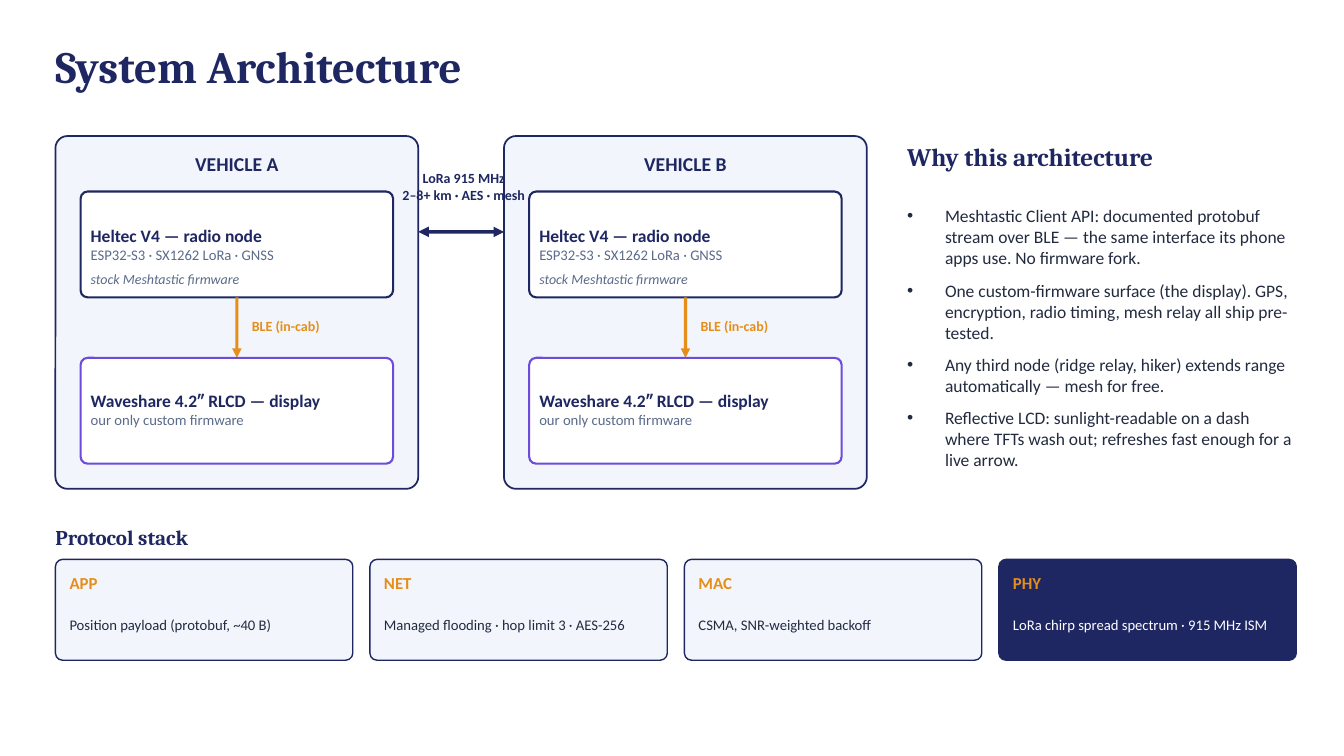
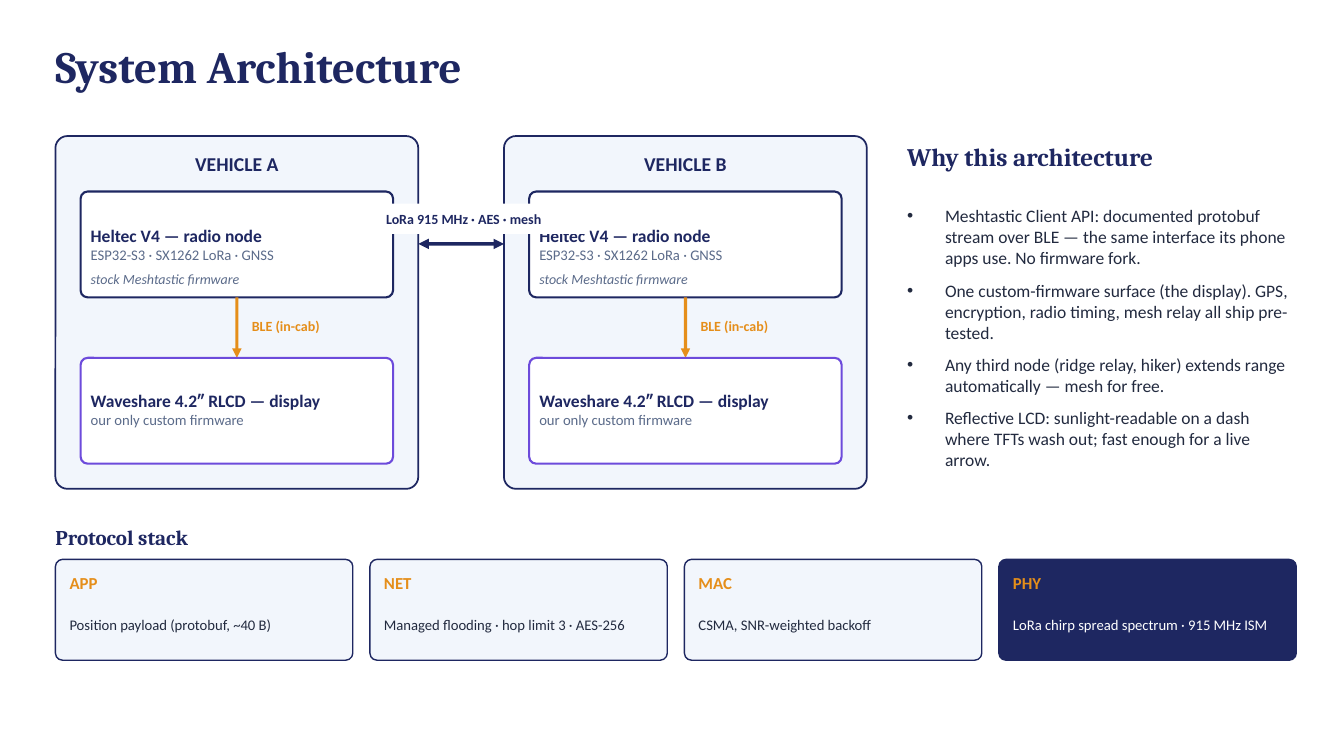
Before and after one commit to deosgracius/offgrid-vehicle-tracker, a slide deck: slide 3 of docs/presentations/Group9_Presentation2_Weeks1-2.pptx (slide 2 before the commit). Drawn at 1344x756 pixels with LibreOffice and Linux fonts; fonts in the diff are those of the drawing. Boxes give left, top, right and bottom in pixels: in the first picture for what was removed or moved away, otherwise in the second. Text is boxed around its words. In the diff, an @@ line names an element or a change of style, - is before the commit and + after.

```diff
--- a/docs/presentations/Group9_Presentation2_Weeks1-2.pptx
+++ b/docs/presentations/Group9_Presentation2_Weeks1-2.pptx
@@ text at (x1=386, y1=214, x2=541, y2=224): text changed @@
-LoRa 915 MHz
-2–8+ km · AES · mesh
+LoRa 915 MHz · AES · mesh
@@ double arrow moved from (418, 232) - (504, 232) to (418, 244) - (504, 244) @@
@@ text at (x1=945, y1=412, x2=1250, y2=466): text changed @@
-• Reflective LCD: sunlight-readable on a dash where TFTs wash out; refreshes fast enough for a live arrow.
+• Reflective LCD: sunlight-readable on a dash where TFTs wash out; fast enough for a live arrow.
```
Also in this commit, not shown: 6 other slides changed, 2 slides added.
